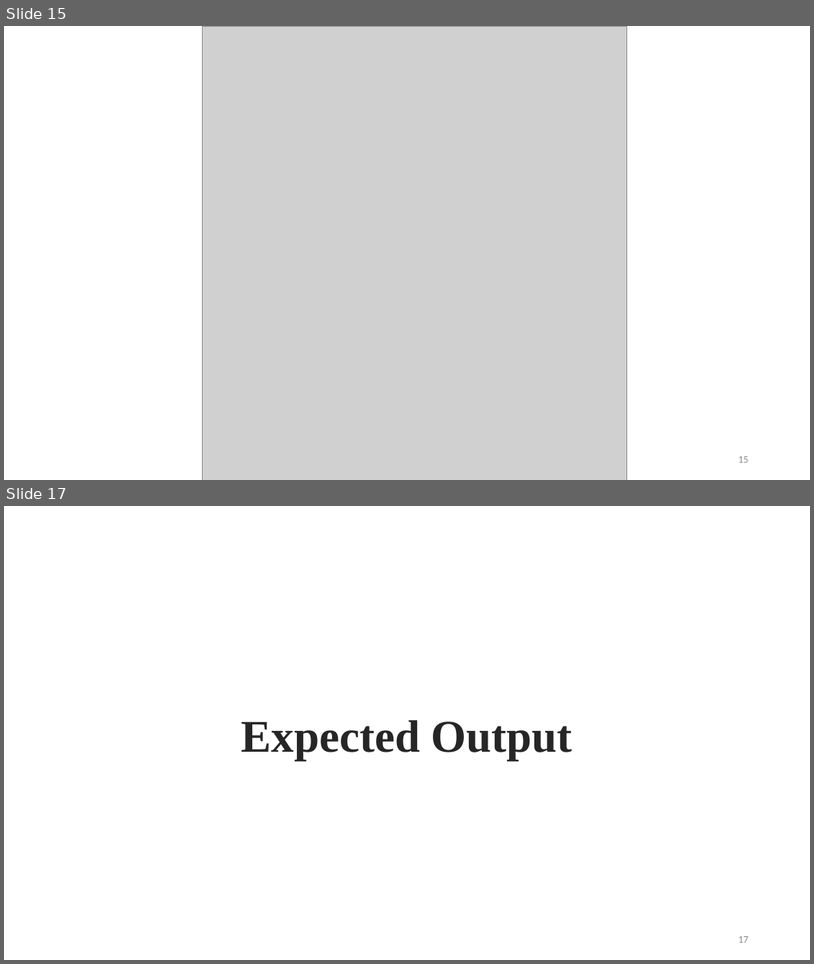
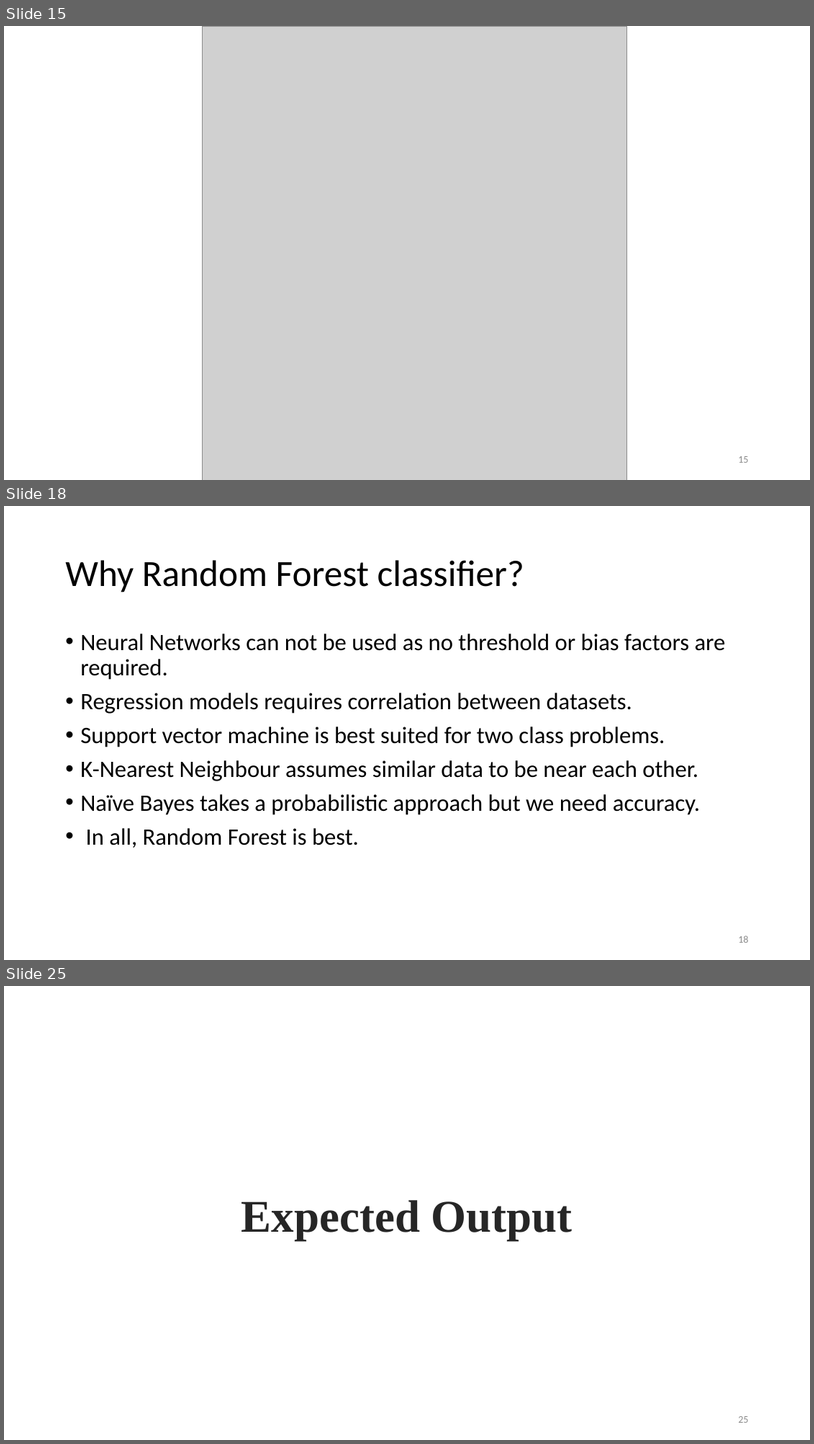
Before and after one commit to BipinGodar/ProjectReport, a slide deck: Smart Gloves using Flex Sensor.pptx. Shown one above the other, each under a label of ours: slides 15 and 17 before the commit, slides 15, 18 and 25 after it; the slides between them are not shown. The pictures are 814x964 and 814x1444 pixels, drawn with LibreOffice and Linux fonts; fonts in the diff are those of the drawing; grey boxes stand for pictures. Boxes give left, top, right and bottom in pixels: in the first picture for what was removed or moved away, otherwise in the second. Text is boxed around its words. In the diff, an @@ line names an element or a change of style, - is before the commit and + after.

```diff
--- a/Smart Gloves using Flex Sensor.pptx
+++ b/Smart Gloves using Flex Sensor.pptx
@@ slide 18 added at (4, 506, 810, 960), background #FFFFFF @@
@@ title added at (65, 560, 525, 592), 44 pt, text #000000 @@
+Why Random Forest classifier?
@@ text added at (80, 633, 726, 847), 28 pt, text #000000 @@
+• Neural Networks can not be used as no threshold or bias factors are required.
+• Regression models requires correlation between datasets.
+• Support vector machine is best suited for two class problems.
+• K-Nearest Neighbour assumes similar data to be near each other.
+• Naïve Bayes takes a probabilistic approach but we need accuracy.
+• In all, Random Forest is best.
@@ page number added at (738, 935, 748, 942), 12 pt, text #8C8C8C @@
+18
@@ what was slide 17 is now slide 25 @@
@@ page number at (738, 1416, 748, 1422): text changed @@
-17
+25
```
Also in this commit, not shown: 1 slide changed, 7 other slides added.
